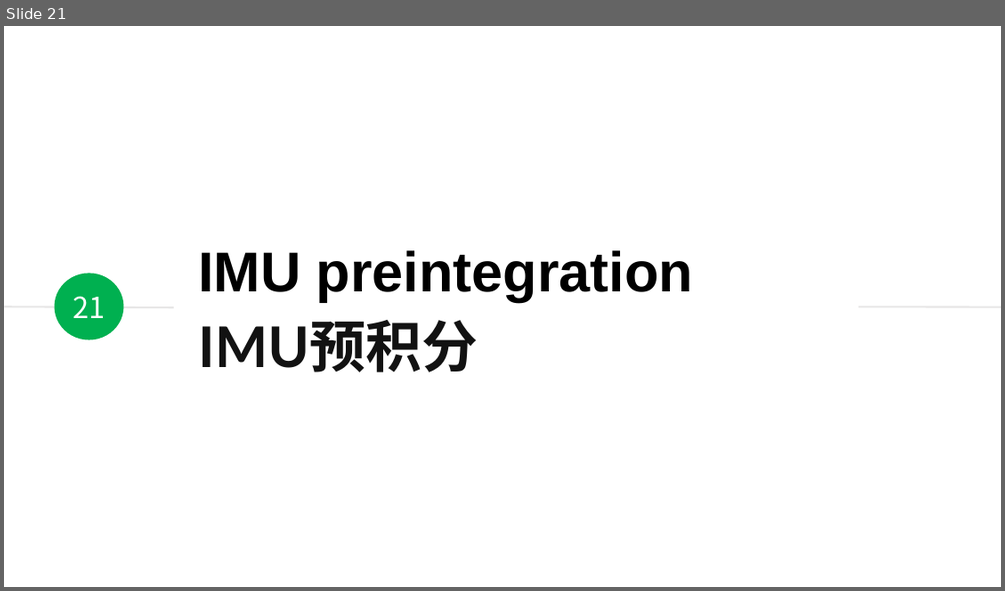
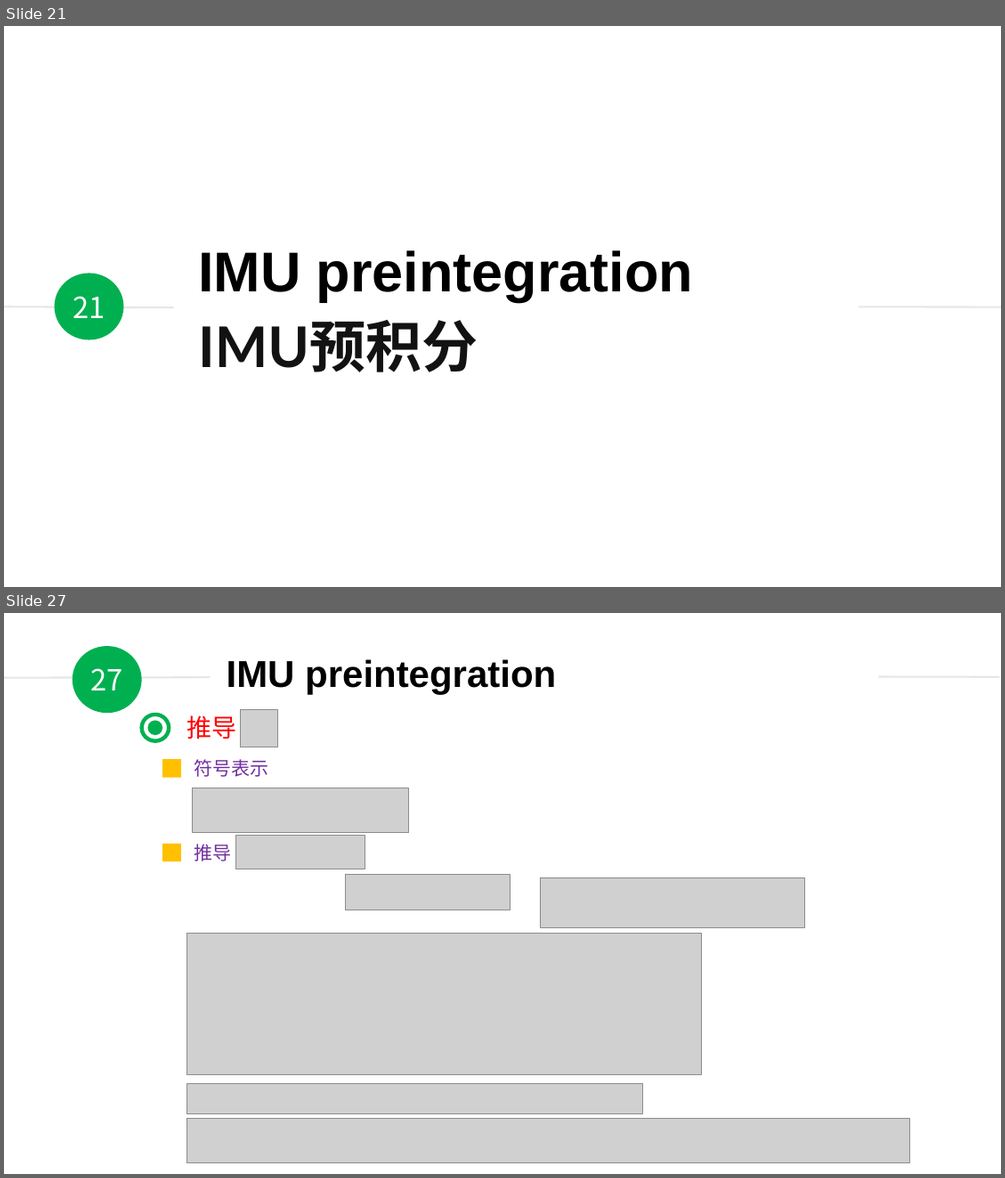
Before and after one commit to duyongquan/LTSLAM, a slide deck: docs/pptx/VINS/09-VINS-IMU预积分.pptx. Shown one above the other, each under a label of ours: slide 21 before the commit, slides 21 and 27 after it; the slides between them are not shown. The pictures are 1005x591 and 1005x1178 pixels, drawn with LibreOffice and Linux fonts; fonts in the diff are those of the drawing; grey boxes stand for pictures. Boxes give left, top, right and bottom in pixels: in the first picture for what was removed or moved away, otherwise in the second. Text is boxed around its words. In the diff, an @@ line names an element or a change of style, - is before the commit and + after.

```diff
--- a/docs/pptx/VINS/09-VINS-IMU预积分.pptx
+++ b/docs/pptx/VINS/09-VINS-IMU预积分.pptx
@@ slide 27 added at [4, 613, 1001, 1174], background #FFFFFF @@
@@ group added at [4, 646, 1000, 713]: 2 lines, 1 ellipse, 1 text @@
+27
+IMU preintegration
@@ ellipse added at [142, 714, 169, 741], outline #00B050 3.75 pt @@
@@ text added at [187, 715, 237, 739], 24 pt, text #FF0000 @@
+推导
@@ picture added at [241, 709, 278, 747] @@
@@ ellipse added at [147, 720, 162, 735], fill #00B050 @@
@@ rectangle added at [162, 759, 181, 777], fill #FFC000 @@
@@ text added at [194, 759, 268, 777], 18 pt, text #7030A0 @@
+符号表示
@@ picture added at [193, 788, 409, 833] @@
@@ rectangle added at [162, 844, 181, 861], fill #FFC000 @@
@@ text added at [194, 844, 231, 861], 18 pt, text #7030A0 @@
+推导
@@ picture added at [235, 835, 365, 868] @@
@@ picture added at [346, 874, 511, 909] @@
@@ picture added at [540, 877, 805, 928] @@
@@ picture added at [186, 933, 701, 1074] @@
@@ picture added at [186, 1083, 643, 1113] @@
@@ picture added at [186, 1119, 909, 1163] @@
```
Also in this commit, not shown: 2 slides changed, 8 other slides added.
